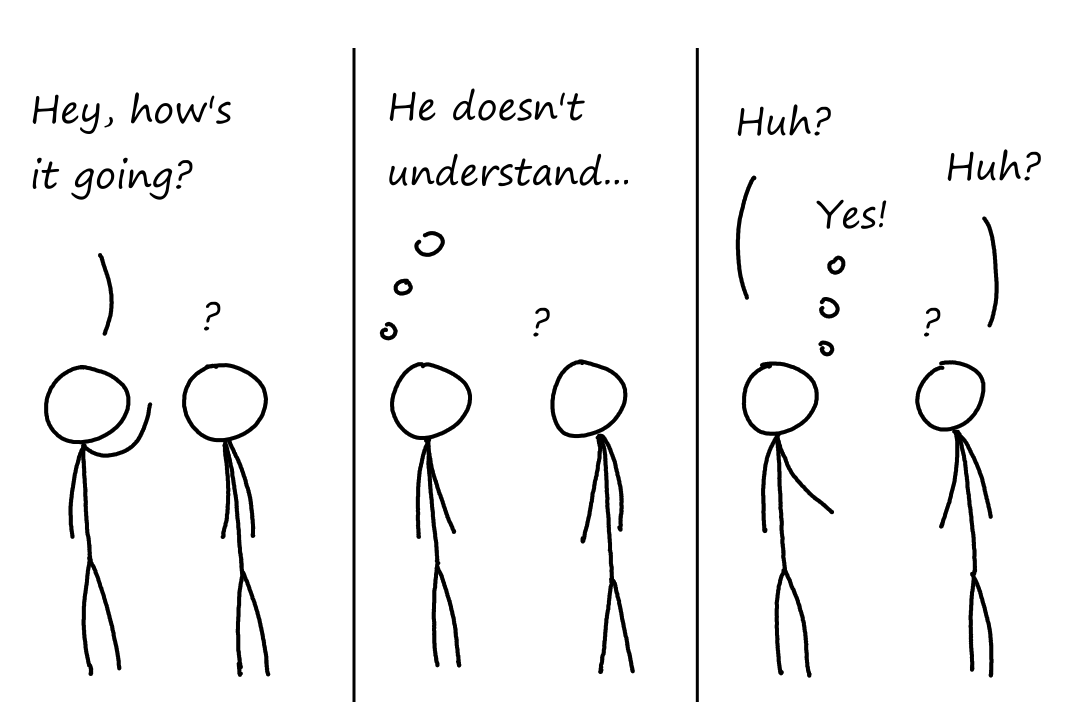
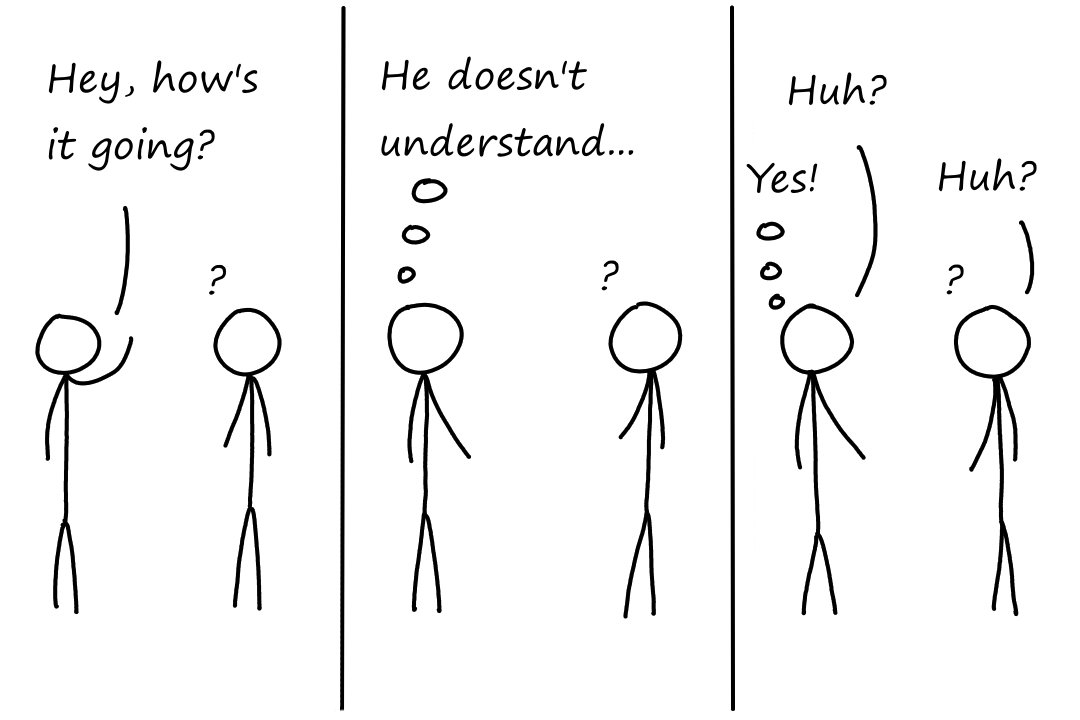
Two versions of the same layered image (w=1080, h=720). Layer-by-layer changes:
removed layer "Person 2_C" over [730, 192, 1035, 711]
removed layer "Person 1_C" over [128, 192, 1035, 712]
removed layer "Person 2_B" over [391, 131, 699, 702]
removed layer "Person 1_B" over [32, 131, 1041, 712]
removed layer "Person 2_A" over [32, 47, 1041, 712]
removed layer "Person 1_A" over [35, 303, 232, 676]
renamed "Saying and Thinking" to "Paint Layer 1", painted on it over [32, 5, 1041, 712]
